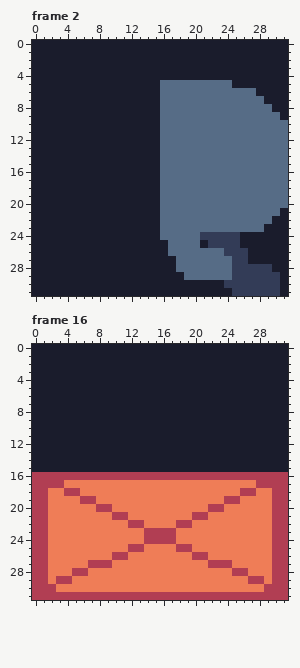
Two versions of one pixel-art file, sprites.ase. Above is the file before it was changed.
32x32 pixels, 16 frames. Shown: frame 2, frame 16.
After the commit:
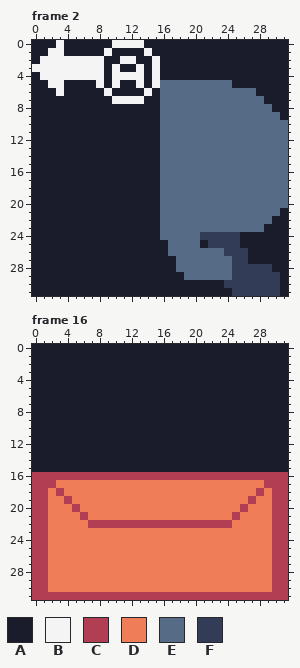
Palette (. is transparent): A #1a1c2c  B #f4f4f4  C #b13e53  D #ef7d57  E #566c86  F #333c57
Diff:
layer "Layer 1" removed
Frame 2, layer "Sprite Sheet":
Colour A gives way to colour B in row 0 at x 3 and 10 to 13; in row 1 at x 2 to 3, 9 and 14; in row 2 at x 1 to 8, 11 to 12 and 15; in row 3 at x 0 to 8, 10, 13 and 15; in row 4 at x 1 to 8, 10 to 13 and 15; in row 5 at x 2 to 3, 8, 10, 13 and 15.
Colour A gives way to colour B in row 6 at x 3, 9 and 14; in row 7 at x 10 to 13.
Frame 16, layer "Sprite Sheet":
Colour D gives way to colour C in row 18 at x 3 and 28; in row 19 at x 4 and 27; in row 20 at x 5 and 26; in row 21 at x 6 and 25; in row 22 at x 7 to 11, 14 to 17 and 20 to 24.
Colour C gives way to colour D in row 17 at x 3 and 28; in row 18 at x 4 to 5 and 26 to 27; in row 19 at x 6 to 7 and 24 to 25; in row 20 at x 8 to 9 and 22 to 23; in row 21 at x 10 to 11 and 20 to 21; in rows 23 to 24 at x 14 to 17.
Colour C gives way to colour D in row 25 at x 12 to 13 and 18 to 19; in row 26 at x 10 to 11 and 20 to 21; in row 27 at x 7 to 9 and 22 to 24; in row 28 at x 5 to 6 and 25 to 26; in row 29 at x 3 to 4 and 27 to 28; in row 30 at x 2 and 29.
